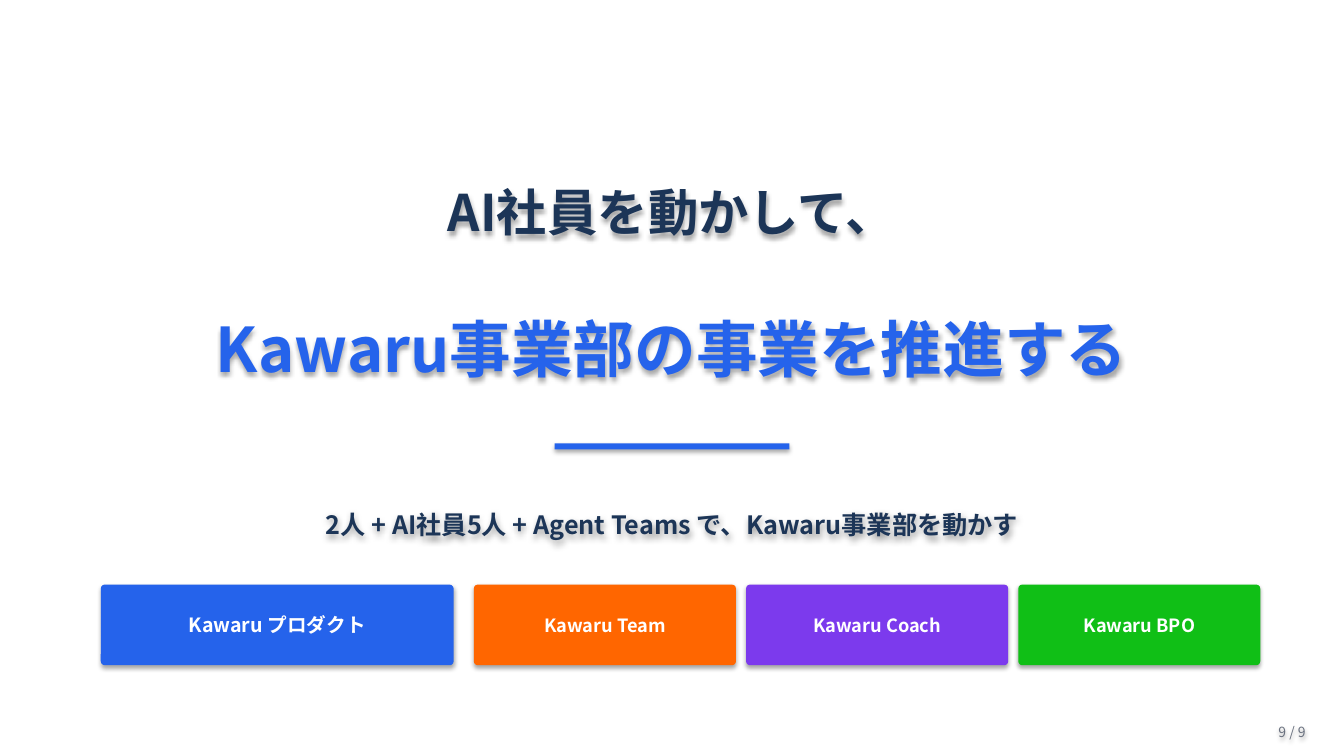
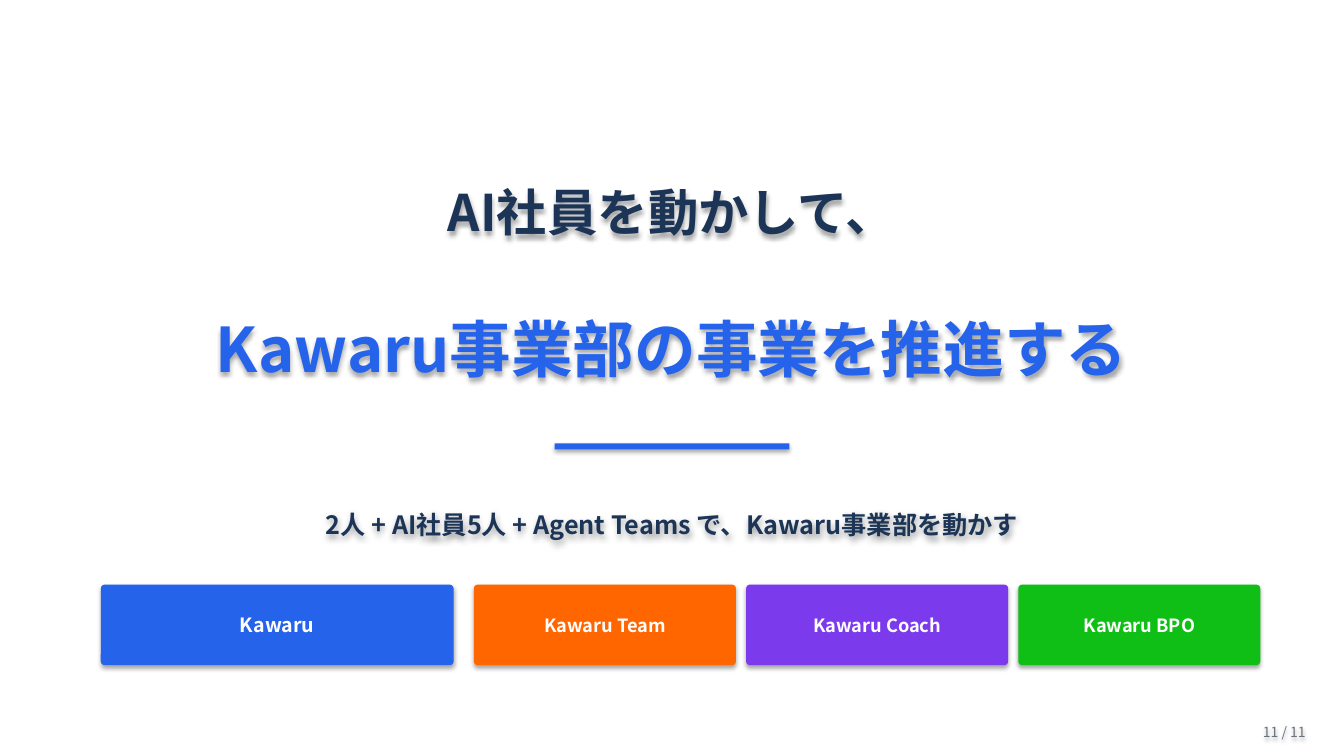
Before and after one commit to Ryunosuke-Okawa/Ryunosuke-n1, a slide deck: slide 11 of strategy/AI社員5人_発表_20260426.pptx (slide 9 before the commit). Drawn at 1344x756 pixels with LibreOffice and Linux fonts; fonts in the diff are those of the drawing. Boxes give left, top, right and bottom in pixels: in the first picture for what was removed or moved away, otherwise in the second. Text is boxed around its words. In the diff, an @@ line names an element or a change of style, - is before the commit and + after.

```diff
--- a/strategy/AI社員5人_発表_20260426.pptx
+++ b/strategy/AI社員5人_発表_20260426.pptx
@@ text in rounded rectangle at bbox=[240, 617, 314, 633]: text changed @@
-Kawaru プロダクト
+Kawaru
@@ text at bbox=[1263, 727, 1306, 737]: text changed @@
-9 / 9
+11 / 11
```
Also in this commit, not shown: 6 other slides changed, 4 slides added, 2 slides removed, 2 other files.
